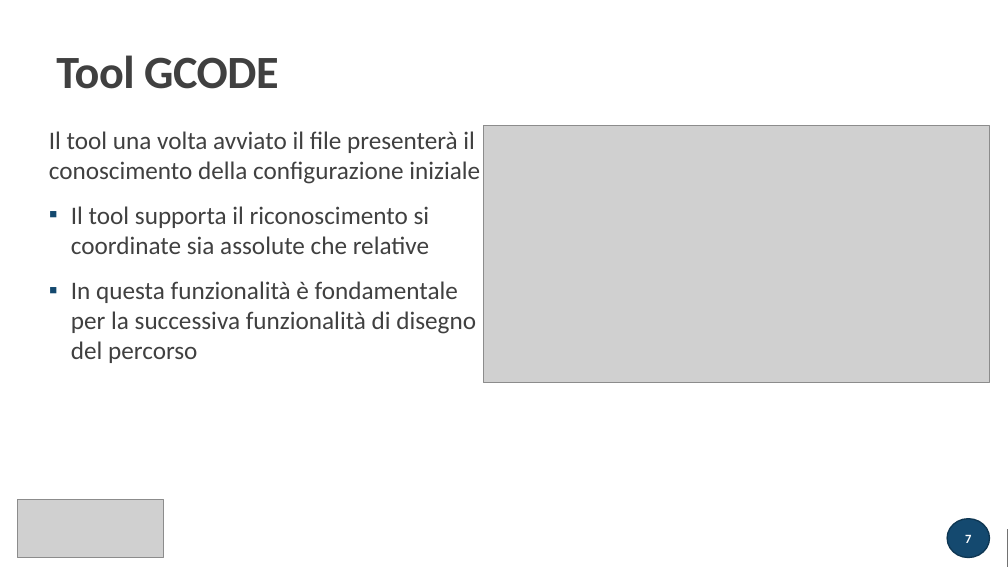
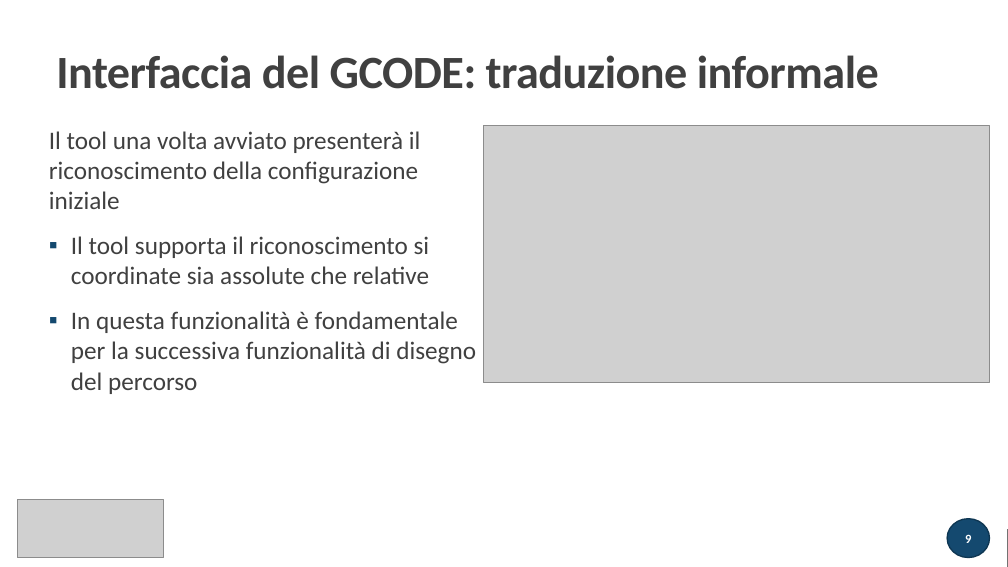
Before and after one commit to atusghen/GCODE, a slide deck: slide 9 of presentazione.pptx (slide 7 before the commit). Drawn at 1008x567 pixels with LibreOffice and Linux fonts; fonts in the diff are those of the drawing; grey boxes stand for pictures. Boxes give left, top, right and bottom in pixels: in the first picture for what was removed or moved away, otherwise in the second. Text is boxed around its words. In the diff, an @@ line names an element or a change of style, - is before the commit and + after.

Commit message:
updated presentazione std and added presentazione tecnica.docx

```diff
--- a/presentazione.pptx
+++ b/presentazione.pptx
@@ title at (x1=56, y1=55, x2=879, y2=89): text changed @@
-Tool GCODE
+Interfaccia del GCODE: traduzione informale
@@ text at (x1=49, y1=131, x2=421, y2=209): text changed @@
-Il tool una volta avviato il file presenterà il conoscimento della configurazione iniziale
+Il tool una volta avviato presenterà il riconoscimento della configurazione iniziale
@@ page number at (x1=965, y1=534, x2=971, y2=543): text changed @@
-7
+9
```
Also in this commit, not shown: 4 other slides changed, 2 slides added, 1 slide removed, 1 other file.
